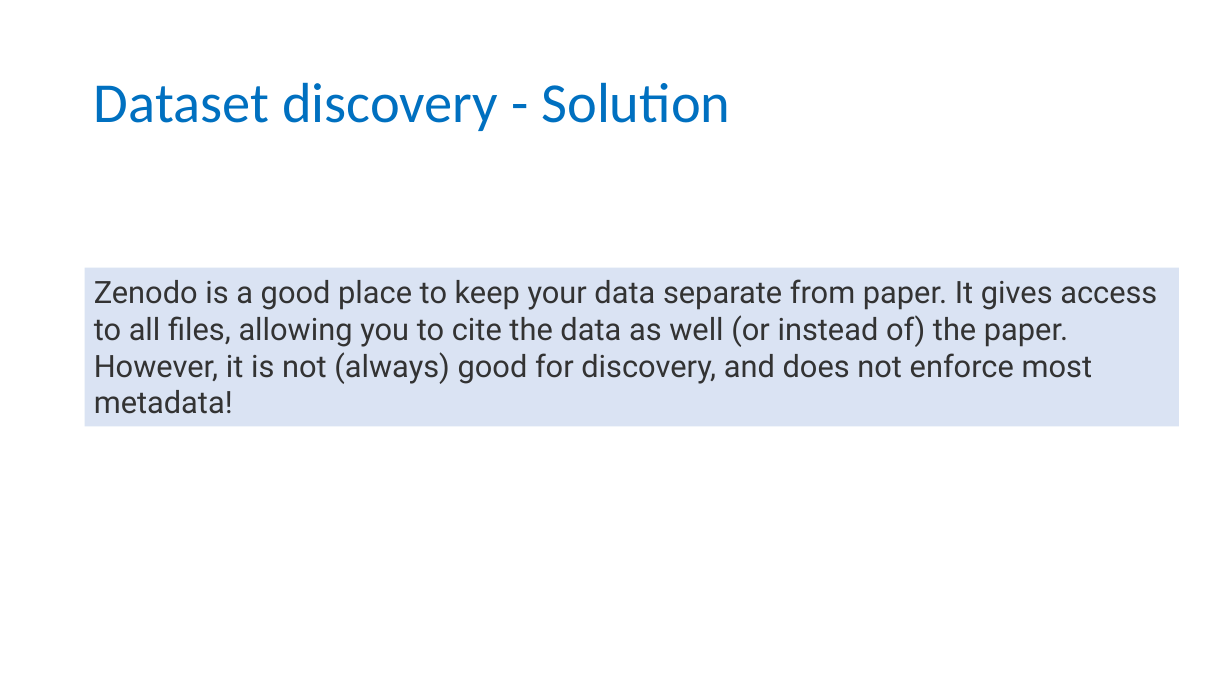
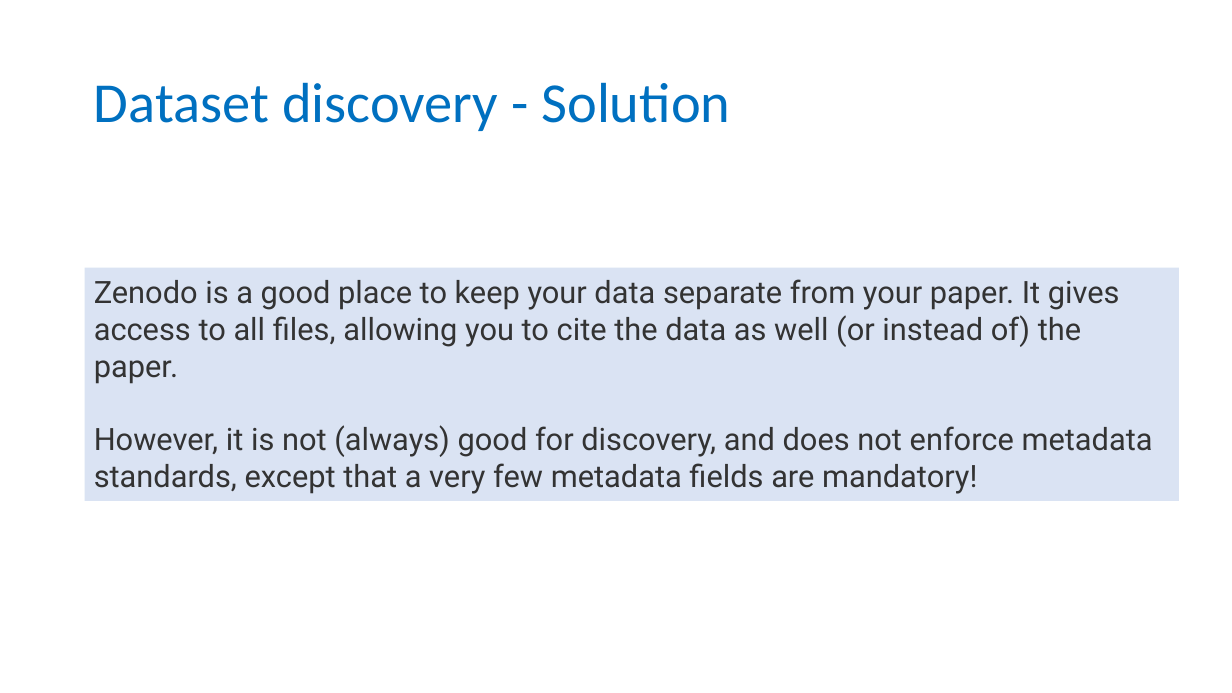
Before and after one commit to tobyhodges/probable-enigma, a slide deck: slide 12 of instructors/04-Public_repositories.pptx. Drawn at 1232x693 pixels with LibreOffice and Linux fonts; fonts in the diff are those of the drawing; background and template pictures are left out. Boxes give left, top, right and bottom in pixels: in the first picture for what was removed or moved away, otherwise in the second. Text is boxed around its words. In the diff, an @@ line names an element or a change of style, - is before the commit and + after.

```diff
--- a/instructors/04-Public_repositories.pptx
+++ b/instructors/04-Public_repositories.pptx
@@ rectangle "Zenodo is a good place ...": place and size @@
-rectangle "Zenodo is a good place ..." at [85, 268, 1179, 427]
+rectangle "Zenodo is a good place ..." at [85, 268, 1179, 501]
@@ text in rectangle at [94, 279, 1153, 494]: text changed @@
-Zenodo is a good place to keep your data separate from paper. It gives access to all files, allowing you to cite the data as well (or instead of) the paper.
-However, it is not (always) good for discovery, and does not enforce most metadata!
+Zenodo is a good place to keep your data separate from your paper. It gives access to all files, allowing you to cite the data as well (or instead of) the paper.
+However, it is not (always) good for discovery, and does not enforce metadata standards, except that a very few metadata fields are mandatory!
```
Also in this commit, not shown: 5 other slides changed, 1 slide removed, 4 other files.
